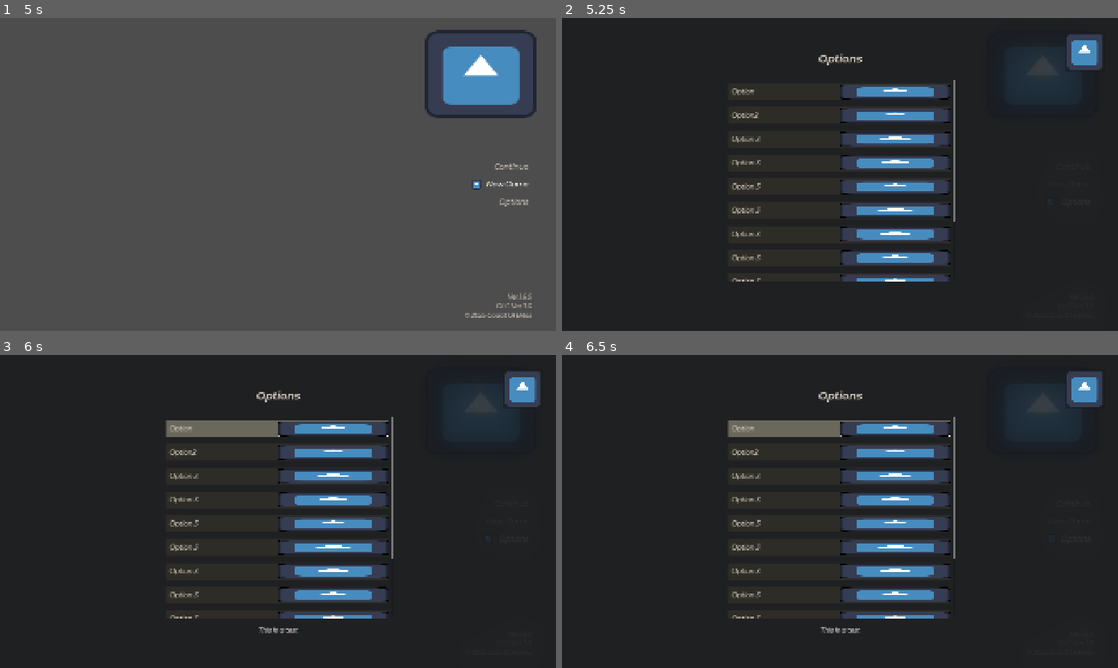
Above: before the commit, frames 1-4 (two rows, left to right).
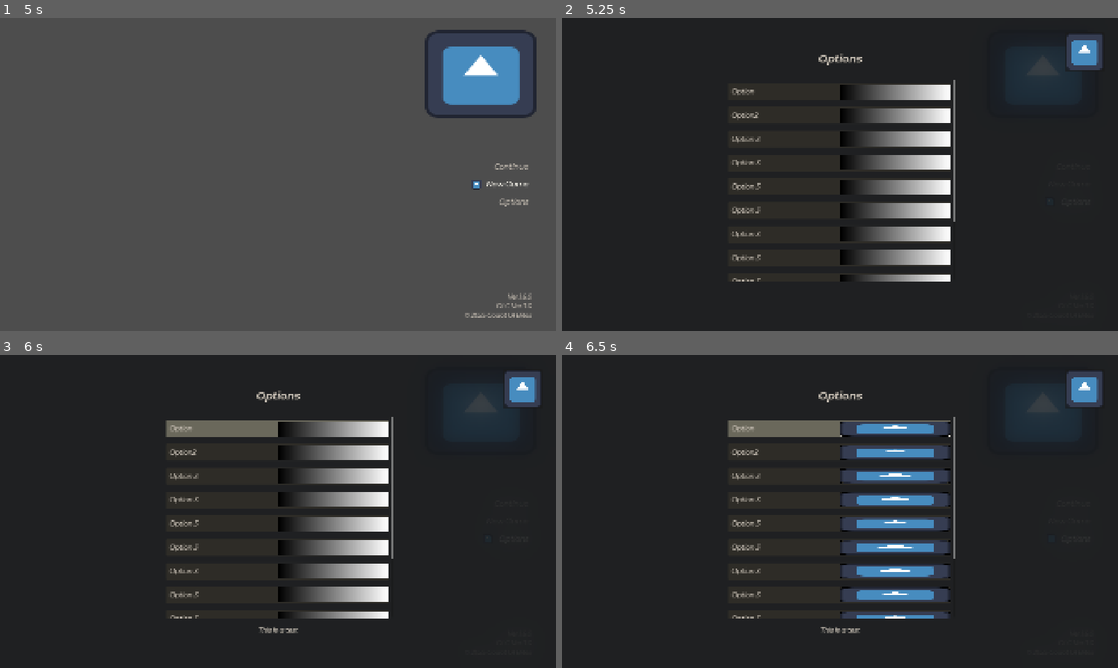
Above: after the commit, the same moments.

Repository: mat148/Godot-UI-Bites
Game: Godot game, scene res://scenes/main.tscn
Same seed, same stepped clock (60 frames per second), same inputs: the game is played once before the commit and once after it. The engine's default icon, where the game draws it, is replaced by a stand-in: a white triangle on a blue panel in a dark square.
Inputs:
- Up to frame 1 (5 s): click "New Game" at 0.5 s; click "New Game" at 1.25 s; click "Continue" at 2 s; click "Continue" at 2.75 s; click "Continue" at 3.5 s; click "New Game" at 4.25 s
- Up to frame 2 (5.25 s): click "Options" at 5 s
- Up to frame 3 (6 s): click "Off" at 5.75 s
- Up to frame 4 (6.5 s): no input

Frame 1 is identical in both runs. In frame 2, 7.7% of the frame differs, in the area x 50-70%, y 21-85%; in frame 3, 7.7%; in frame 4, nothing differs.

Commit message:
Options menu close button

Diff:
--- a/recreating-zelda-botw-title-screen--godot-ui-bites/menus/options/optionsToggleButton.tscn
+++ b/recreating-zelda-botw-title-screen--godot-ui-bites/menus/options/optionsToggleButton.tscn
@@ -1,8 +1,20 @@
-[gd_scene load_steps=4 format=3 uid="uid://dgn6lhbkqlkoe"]
+[gd_scene load_steps=7 format=3 uid="uid://dgn6lhbkqlkoe"]
 
 [ext_resource type="Theme" uid="uid://bbxj20g3516g0" path="res://ui/ZeldaBOTW.tres" id="1_ypq1u"]
 [ext_resource type="Script" uid="uid://d33yh6wo4wwk" path="res://menus/options/options_toggle_button.gd" id="2_wj5my"]
 [ext_resource type="Texture2D" uid="uid://bmorjcult0hef" path="res://icon.svg" id="3_031li"]
+
+[sub_resource type="Gradient" id="Gradient_031li"]
+
+[sub_resource type="GradientTexture1D" id="GradientTexture1D_ievm7"]
+gradient = SubResource("Gradient_031li")
+
+[sub_resource type="AnimatedTexture" id="AnimatedTexture_031li"]
+frames = 3
+frame_0/texture = ExtResource("3_031li")
+frame_1/texture = SubResource("GradientTexture1D_ievm7")
+frame_1/duration = 1.0
+frame_2/duration = 1.0
 
 [node name="OptionToggleButton" type="Button"]
 size_flags_horizontal = 3
@@ -19,7 +31,7 @@
 anchor_bottom = 1.0
 grow_horizontal = 2
 grow_vertical = 2
-texture = ExtResource("3_031li")
+texture = SubResource("AnimatedTexture_031li")
 patch_margin_left = 3
 patch_margin_top = 3
 patch_margin_right = 3
--- a/recreating-zelda-botw-title-screen--godot-ui-bites/menus/options/options_menu.gd
+++ b/recreating-zelda-botw-title-screen--godot-ui-bites/menus/options/options_menu.gd
@@ -4,6 +4,7 @@
 
 @onready var options_container: VBoxContainer = %OptionsContainer
 @onready var option_description: Label = %OptionDescription
+@onready var option_close_buton: Button = %OptionsMenuCloseButton
 
 func _ready() -> void:
 	%TitleMenu.options_pressed.connect(Callable(self, "_on_options_pressed"))
@@ -24,6 +25,6 @@
 func _on_options_pressed() -> void:
 	visible = true
 
-func _on_close_pressed() -> void:
+func _on_options_menu_close_button_pressed() -> void:
 	visible = false
 	close_pressed.emit()
--- a/recreating-zelda-botw-title-screen--godot-ui-bites/menus/options/options_menu.tscn
+++ b/recreating-zelda-botw-title-screen--godot-ui-bites/menus/options/options_menu.tscn
@@ -175,3 +175,5 @@
 size_flags_horizontal = 0
 size_flags_vertical = 0
 icon = ExtResource("7_tqfpk")
+
+[connection signal="pressed" from="Panel/Control/OptionsMenuCloseButton" to="." method="_on_options_menu_close_button_pressed"]
Not shown, added: recreating-zelda-botw-title-screen--godot-ui-bites/menus/title/.DS_Store
